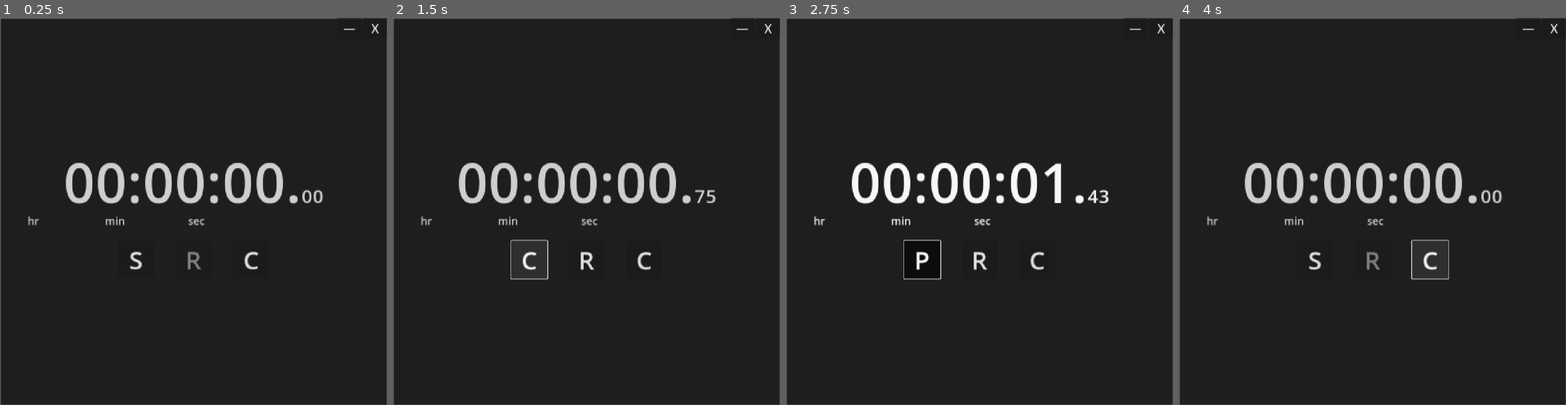
Above: before the commit, frames 1-4 (left to right).
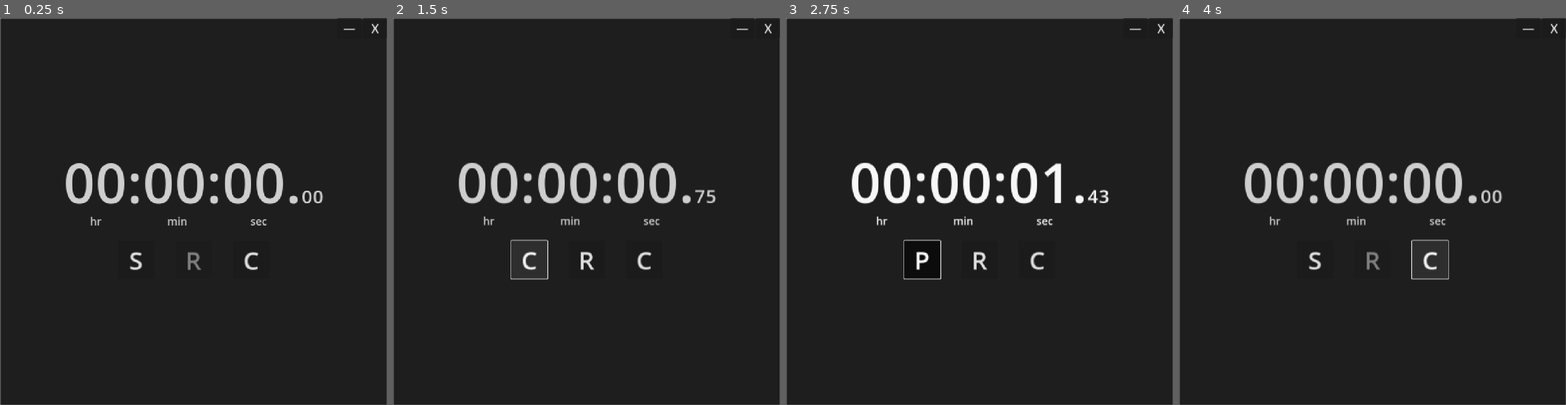
Above: after the commit, the same moments.

Repository: LiteFeather1/ltf-stopwatch
Game: Godot game, scene res://main.tscn
The game is run twice, just before and just after one commit, with the same random seed, the same clock (stepped at 60 frames per second) and the same inputs.
Inputs:
- Up to frame 1 (0.25 s): no input
- Up to frame 2 (1.5 s): click "S" at 0.5 s; click "P" at 1.25 s
- Up to frame 3 (2.75 s): click "C" at 2 s
- Up to frame 4 (4 s): click "R" at 2.75 s; click "C" at 3.5 s

The runs differ from the first frame. In frame 1, 0.8% of the frame differs, in the area x 7-84%, y 37-66%; in frame 2, 0.3%; in frame 3, 0.3%; in frame 4, 0.3%.

Commit message:
Separated stopwatch ui from main to it's own scene

Diff:
--- a/main.gd
+++ b/main.gd
@@ -1,5 +1,4 @@
-class_name Main
-extends Control
+class_name Main extends Control
 
 
 @export_category("Window")
@@ -7,30 +6,8 @@
 @export var max_window_size := Vector2i(512, 512)
 @export var move_window_smoothing_factor := .99
 
-@export_category("Buttons")
-@export var b_start: Button
-@export var b_reset: Button
-
 
 func _ready() -> void:
 	var window := get_window()
 	window.min_size = min_window_size
 	window.max_size = max_window_size
-
-	b_start.toggled.connect(_start_pressed)
-	b_reset.pressed.connect(_reset_pressed)
-
-
-func _stopwatch_started() -> void:
-	b_reset.disabled = false
-
-
-func _start_pressed(state: bool) -> void:
-	b_start.text = "P" if state else "C"
-
-
-func _reset_pressed() -> void:
-	b_start.button_pressed = false
-	b_start.text = "S"
-
-	b_reset.disabled = true
--- a/main.tscn
+++ b/main.tscn
@@ -1,11 +1,10 @@
-[gd_scene load_steps=5 format=3 uid="uid://my33i1beqcn2"]
+[gd_scene load_steps=4 format=3 uid="uid://my33i1beqcn2"]
 
-[ext_resource type="PackedScene" uid="uid://ck0u55igveb4s" path="res://scenes/stopwatch.tscn" id="1_aasts"]
 [ext_resource type="Script" path="res://main.gd" id="1_fm7if"]
-[ext_resource type="FontVariation" uid="uid://d3ddb5qhwgva6" path="res://resources/font/font_time.tres" id="3_8hl64"]
+[ext_resource type="PackedScene" uid="uid://c4glodl21jgi2" path="res://scenes/stopwatch_ui.tscn" id="2_cujrr"]
 [ext_resource type="PackedScene" uid="uid://c5al7x880yw8t" path="res://scenes/chrome.tscn" id="4_uv45h"]
 
-[node name="Main" type="Control" node_paths=PackedStringArray("b_start", "b_reset")]
+[node name="Main" type="Control"]
 layout_mode = 3
 anchors_preset = 15
 anchor_right = 1.0
@@ -13,8 +12,6 @@
 grow_horizontal = 2
 grow_vertical = 2
 script = ExtResource("1_fm7if")
-b_start = NodePath("VBoxContainer/HBoxContainer/b_start")
-b_reset = NodePath("VBoxContainer/HBoxContainer/b_reset")
 
 [node name="c_border" type="Control" parent="."]
 modulate = Color(1, 1, 1, 0.247059)
@@ -63,58 +60,19 @@
 grow_horizontal = 0
 grow_vertical = 2
 
-[node name="VBoxContainer" type="VBoxContainer" parent="."]
+[node name="stopwatch_ui" parent="." instance=ExtResource("2_cujrr")]
 layout_mode = 1
-anchors_preset = 15
-anchor_right = 1.0
-anchor_bottom = 1.0
+anchors_preset = 8
+anchor_left = 0.5
+anchor_top = 0.5
+anchor_right = 0.5
+anchor_bottom = 0.5
+offset_left = -347.0
+offset_top = -175.5
+offset_right = 347.0
+offset_bottom = 175.5
 grow_horizontal = 2
 grow_vertical = 2
-theme_override_constants/separation = 32
-alignment = 1
 
-[node name="stopwatch" parent="VBoxContainer" instance=ExtResource("1_aasts")]
-layout_mode = 2
-
-[node name="HBoxContainer" type="HBoxContainer" parent="VBoxContainer"]
-custom_minimum_size = Vector2(0, 96)
-layout_mode = 2
-alignment = 1
-
-[node name="b_start" type="Button" parent="VBoxContainer/HBoxContainer"]
-custom_minimum_size = Vector2(96, 96)
-layout_mode = 2
-theme_override_fonts/font = ExtResource("3_8hl64")
-theme_override_font_sizes/font_size = 66
-toggle_mode = true
-text = "S"
-
-[node name="VSeparator" type="VSeparator" parent="VBoxContainer/HBoxContainer"]
-layout_mode = 2
-theme_override_constants/separation = 48
-
-[node name="b_reset" type="Button" parent="VBoxContainer/HBoxContainer"]
-custom_minimum_size = Vector2(96, 96)
-layout_mode = 2
-theme_override_fonts/font = ExtResource("3_8hl64")
-theme_override_font_sizes/font_size = 66
-disabled = true
-text = "R"
-
-[node name="VSeparator2" type="VSeparator" parent="VBoxContainer/HBoxContainer"]
-layout_mode = 2
-theme_override_constants/separation = 48
-
-[node name="b_clip_board" type="Button" parent="VBoxContainer/HBoxContainer"]
-custom_minimum_size = Vector2(96, 96)
-layout_mode = 2
-theme_override_fonts/font = ExtResource("3_8hl64")
-theme_override_font_sizes/font_size = 66
-text = "C"
-
-[node name="hbc_chrome" parent="." instance=ExtResource("4_uv45h")]
+[node name="chrome" parent="." instance=ExtResource("4_uv45h")]
 layout_mode = 1
-
-[connection signal="started" from="VBoxContainer/stopwatch" to="." method="_stopwatch_started"]
-[connection signal="toggled" from="VBoxContainer/HBoxContainer/b_start" to="VBoxContainer/stopwatch" method="set_state"]
-[connection signal="pressed" from="VBoxContainer/HBoxContainer/b_reset" to="VBoxContainer/stopwatch" method="reset"]
--- a/scenes/chrome.tscn
+++ b/scenes/chrome.tscn
@@ -2,7 +2,7 @@
 
 [ext_resource type="Script" path="res://scenes/chrome.gd" id="1_8lk40"]
 
-[node name="hbc_chrome" type="HBoxContainer"]
+[node name="chrome" type="HBoxContainer"]
 anchors_preset = 10
 anchor_right = 1.0
 offset_bottom = 53.0
--- /dev/null
+++ b/scenes/stopwatch_ui.gd
@@ -0,0 +1,29 @@
+class_name StopwatchUi extends VBoxContainer
+
+
+@onready var stopwatch: Stopwatch = %stopwatch
+
+@onready var b_start: Button = %b_start
+@onready var b_reset: Button = %b_reset
+
+
+func _ready() -> void:
+	stopwatch.started.connect(_stopwatch_started)
+
+	b_start.toggled.connect(_start_toggled)
+	b_reset.pressed.connect(_reset_pressed)
+
+
+func _stopwatch_started() -> void:
+	b_reset.disabled = false
+
+
+func _start_toggled(state: bool) -> void:
+	b_start.text = "P" if state else "C"
+
+
+func _reset_pressed() -> void:
+	b_start.button_pressed = false
+	b_start.text = "S"
+
+	b_reset.disabled = true
--- /dev/null
+++ b/scenes/stopwatch_ui.tscn
@@ -0,0 +1,58 @@
+[gd_scene load_steps=4 format=3 uid="uid://c4glodl21jgi2"]
+
+[ext_resource type="Script" path="res://scenes/stopwatch_ui.gd" id="1_t7xu2"]
+[ext_resource type="PackedScene" uid="uid://ck0u55igveb4s" path="res://scenes/stopwatch.tscn" id="1_w2muv"]
+[ext_resource type="FontVariation" uid="uid://d3ddb5qhwgva6" path="res://resources/font/font_time.tres" id="2_u8cm0"]
+
+[node name="stopwatch_ui" type="VBoxContainer"]
+offset_right = 694.0
+offset_bottom = 351.0
+theme_override_constants/separation = 32
+alignment = 1
+script = ExtResource("1_t7xu2")
+
+[node name="stopwatch" parent="." instance=ExtResource("1_w2muv")]
+unique_name_in_owner = true
+layout_mode = 2
+
+[node name="HBoxContainer" type="HBoxContainer" parent="."]
+custom_minimum_size = Vector2(0, 96)
+layout_mode = 2
+alignment = 1
+
+[node name="b_start" type="Button" parent="HBoxContainer"]
+unique_name_in_owner = true
+custom_minimum_size = Vector2(96, 96)
+layout_mode = 2
+theme_override_fonts/font = ExtResource("2_u8cm0")
+theme_override_font_sizes/font_size = 66
+toggle_mode = true
+text = "S"
+
+[node name="VSeparator" type="VSeparator" parent="HBoxContainer"]
+layout_mode = 2
+theme_override_constants/separation = 48
+
+[node name="b_reset" type="Button" parent="HBoxContainer"]
+unique_name_in_owner = true
+custom_minimum_size = Vector2(96, 96)
+layout_mode = 2
+theme_override_fonts/font = ExtResource("2_u8cm0")
+theme_override_font_sizes/font_size = 66
+disabled = true
+text = "R"
+
+[node name="VSeparator2" type="VSeparator" parent="HBoxContainer"]
+layout_mode = 2
+theme_override_constants/separation = 48
+
+[node name="b_clip_board" type="Button" parent="HBoxContainer"]
+unique_name_in_owner = true
+custom_minimum_size = Vector2(96, 96)
+layout_mode = 2
+theme_override_fonts/font = ExtResource("2_u8cm0")
+theme_override_font_sizes/font_size = 66
+text = "C"
+
+[connection signal="toggled" from="HBoxContainer/b_start" to="stopwatch" method="set_state"]
+[connection signal="pressed" from="HBoxContainer/b_reset" to="stopwatch" method="reset"]
